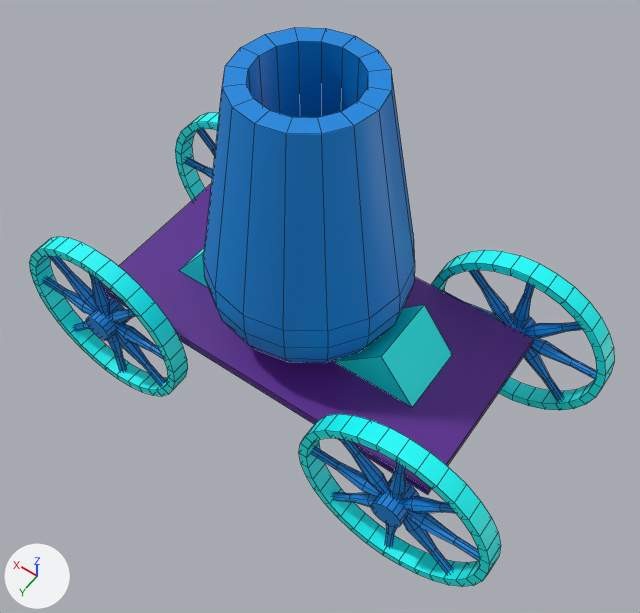
An edit to the FBX model Assets/Art/Cannons_Models/Gun01.fbx, drawn before and after from the same camera.
One viewpoint serves both versions: a 50 mm camera at (-3.28, 4.43, 5.23) aimed at (-0.29, 0.24, -1.35). The lights are fixed; the arrows at lower left show +X, +Y and +Z. Mesh edges are drawn as thin lines. Where no turn or scale is listed for an object, it has been applied to the vertices.
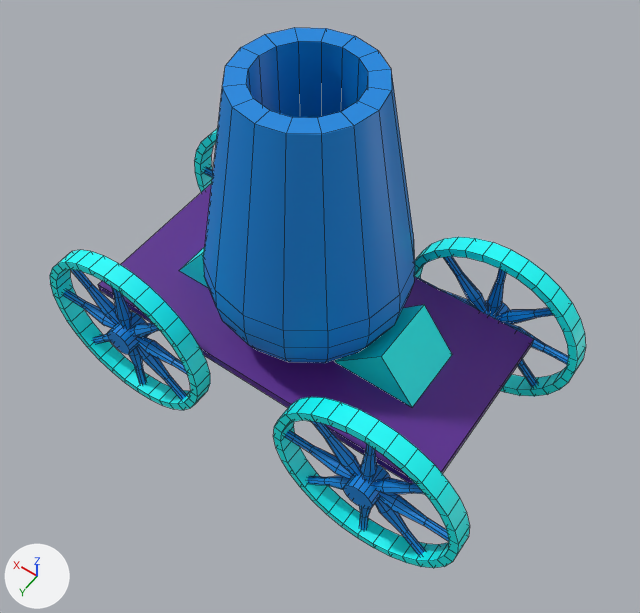
Location of each change, [x1, y1, x2, y2] in pixels of the pictures (640 x 613 px):
'Cylinder.002', moved
    before: [299, 250, 614, 587]
    after: [273, 237, 586, 568]
'Cylinder.020', moved
    before: [29, 112, 219, 396]
    after: [50, 128, 218, 410]

Patch to the scene script:
```diff
--- a/Assets/Art/Cannons_Models/Gun01.fbx.py
+++ b/Assets/Art/Cannons_Models/Gun01.fbx.py
@@ ob_cylinder_002 @@
 ob_cylinder_002 = bpy.data.objects.new('Cylinder.002', me_cylinder_002)
-ob_cylinder_002.location = (-1.77, 0.0, -2.14)
+ob_cylinder_002.location = (-1.47, 0.0, -2.14)
@@ ob_cylinder_020 @@
 ob_cylinder_020 = bpy.data.objects.new('Cylinder.020', me_cylinder_004)
-ob_cylinder_020.location = (1.77, 0.0, -2.14)
+ob_cylinder_020.location = (1.47, 0.0, -2.14)
```
